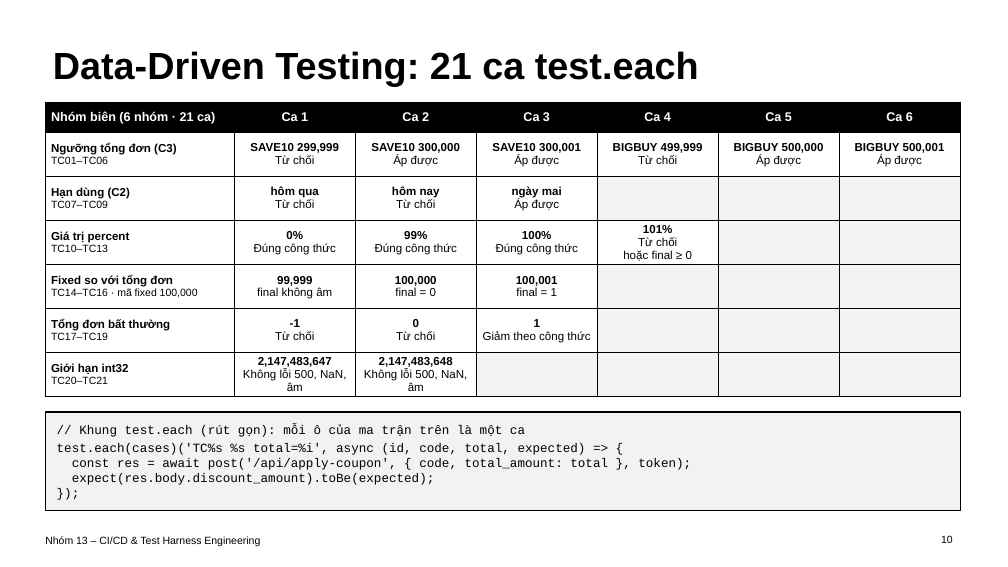
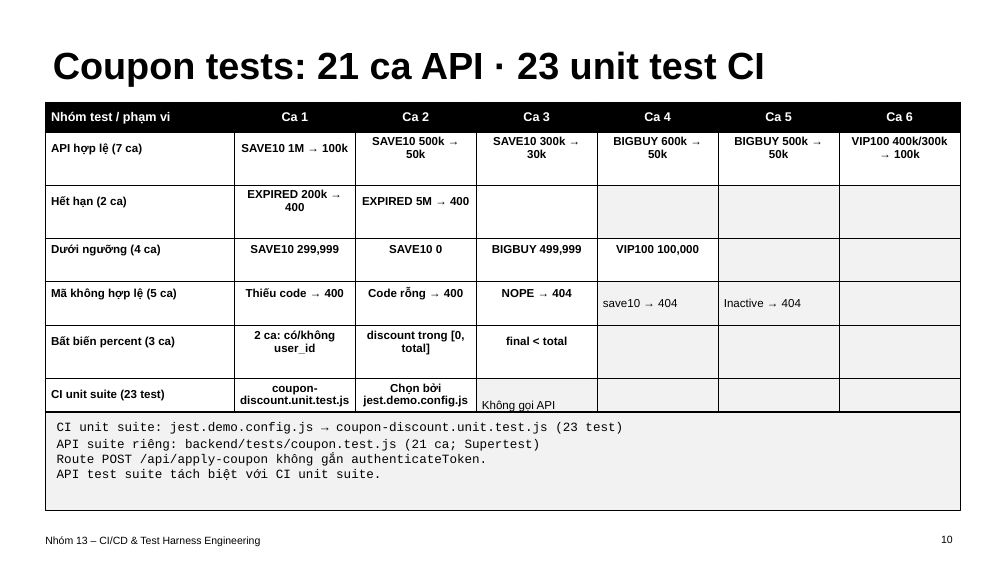
Before and after one commit to SoftwareTesting-Group13/eshop-sut-seminar, a slide deck: slide 10 of docs/seminar_slide.pptx. Drawn at 1008x567 pixels with LibreOffice and Linux fonts; fonts in the diff are those of the drawing. Boxes give left, top, right and bottom in pixels: in the first picture for what was removed or moved away, otherwise in the second. Text is boxed around its words. In the diff, an @@ line names an element or a change of style, - is before the commit and + after.

```diff
--- a/docs/seminar_slide.pptx
+++ b/docs/seminar_slide.pptx
@@ title at box(53, 51, 765, 86): text changed @@
-Data-Driven Testing: 21 ca test.each
+Coupon tests: 21 ca API · 23 unit test CI
@@ table at box(45, 102, 960, 416) @@
-row 1, column 1: Nhóm biên (6 nhóm · 21 ca)
+row 1, column 1: Nhóm test / phạm vi
-row 2: Ngưỡng tổng đơn (C3) / TC01–TC06 | SAVE10 299,999 / Từ chối | SAVE10 300,000 / Áp được | SAVE10 300,001 / Áp được | BIGBUY 499,999 / Từ chối | BIGBUY 500,000 / Áp được | BIGBUY 500,001 / Áp được
+row 2: API hợp lệ (7 ca) | SAVE10 1M → 100k | SAVE10 500k → 50k | SAVE10 300k → 30k | BIGBUY 600k → 50k | BIGBUY 500k → 50k | VIP100 400k/300k → 100k
-row 3: Hạn dùng (C2) / TC07–TC09 | hôm qua / Từ chối | hôm nay / Từ chối | ngày mai / Áp được |  |  | 
+row 3: Hết hạn (2 ca) | EXPIRED 200k → 400 | EXPIRED 5M → 400 |  |  |  | 
-row 4: Giá trị percent / TC10–TC13 | 0% / Đúng công thức | 99% / Đúng công thức | 100% / Đúng công thức | 101% / Từ chối hoặc final ≥ 0 |  | 
+row 4: Dưới ngưỡng (4 ca) | SAVE10 299,999 | SAVE10 0 | BIGBUY 499,999 | VIP100 100,000 |  | 
-row 5: Fixed so với tổng đơn / TC14–TC16 · mã fixed 100,000 | 99,999 / final không âm | 100,000 / final = 0 | 100,001 / final = 1 |  |  | 
+row 5: Mã không hợp lệ (5 ca) | Thiếu code → 400 | Code rỗng → 400 | NOPE → 404 | save10 → 404 | Inactive → 404 | 
-row 6: Tổng đơn bất thường / TC17–TC19 | -1 / Từ chối | 0 / Từ chối | 1 / Giảm theo công thức |  |  | 
+row 6: Bất biến percent (3 ca) | 2 ca: có/không user_id | discount trong [0, total] | final < total |  |  | 
-row 7: Giới hạn int32 / TC20–TC21 | 2,147,483,647 / Không lỗi 500, NaN, âm | 2,147,483,648 / Không lỗi 500, NaN, âm |  |  |  | 
+row 7: CI unit suite (23 test) | coupon-discount.unit.test.js | Chọn bởi jest.demo.config.js | Không gọi API |  |  | 
@@ text in rectangle at box(57, 422, 623, 480): text changed @@
-// Khung test.each (rút gọn): mỗi ô của ma trận trên là một ca
-test.each(cases)('TC%s %s total=%i', async (id, code, total, expected) => {
-const res = await post('/api/apply-coupon', { code, total_amount: total }, token);
-expect(res.body.discount_amount).toBe(expected);
-});
+CI unit suite: jest.demo.config.js → coupon-discount.unit.test.js (23 test)
+API suite riêng: backend/tests/coupon.test.js (21 ca; Supertest)
+Route POST /api/apply-coupon không gắn authenticateToken.
+API test suite tách biệt với CI unit suite.
```
Also in this commit, not shown: 10 other slides changed, 3 other files.
